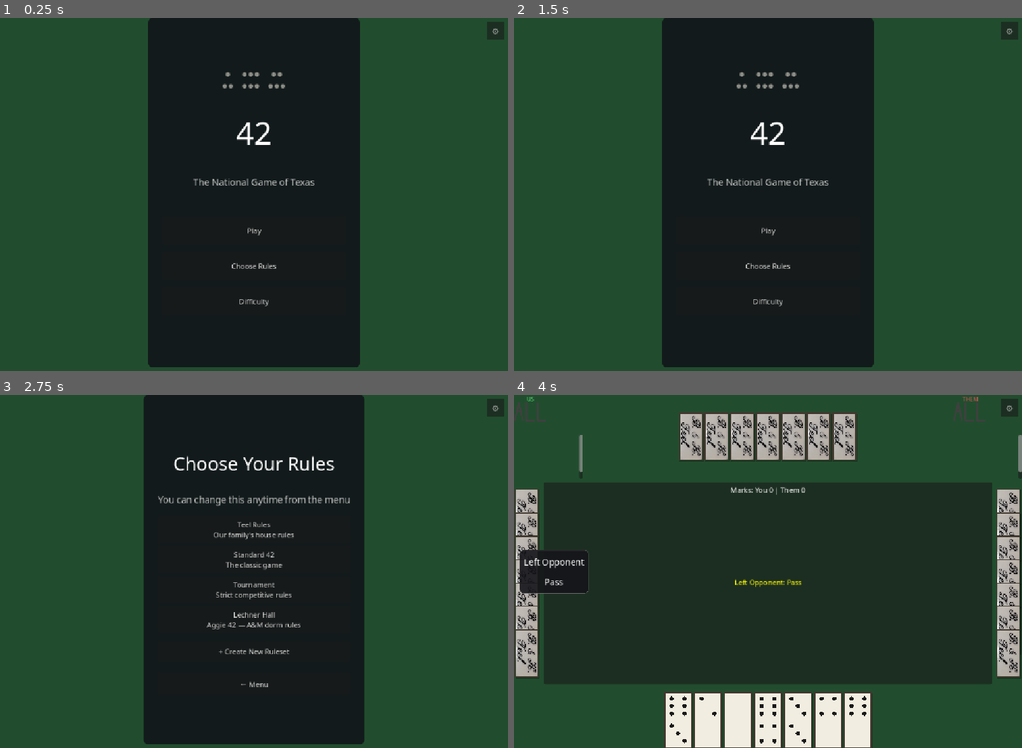
Above: before the commit, frames 1-4 (two rows, left to right).
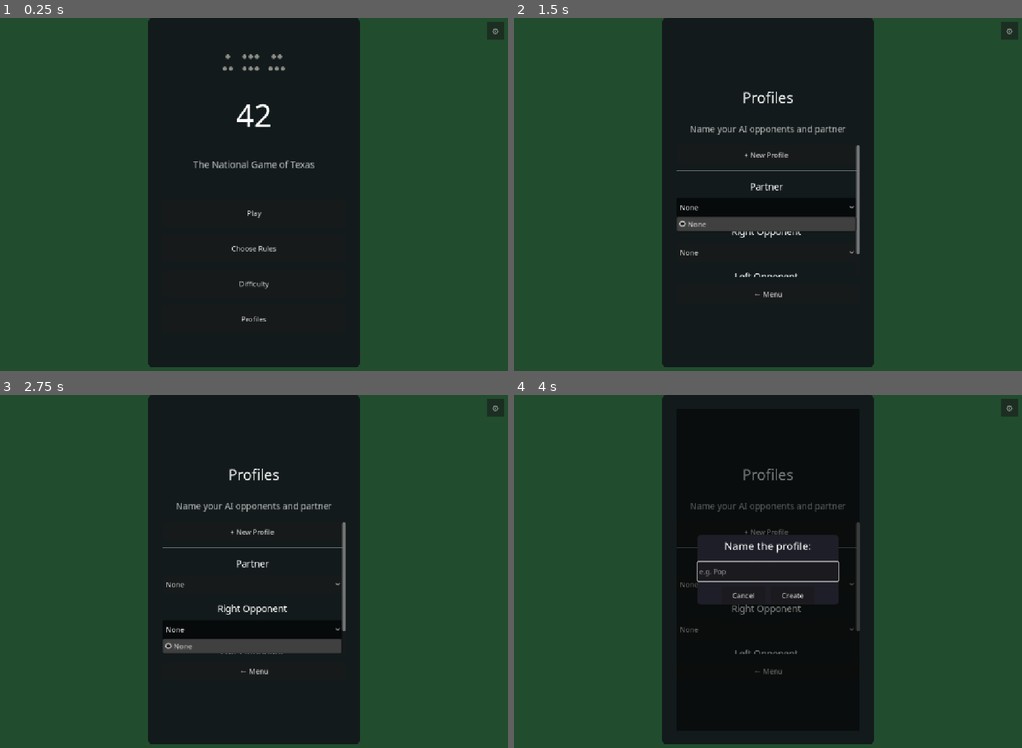
Above: after the commit, the same moments.

Repository: reddoor4123-glitch/42
Game: Godot game, scene res://control.tscn
Same seed, same stepped clock (60 frames per second), same inputs: the game is played once before the commit and once after it.
Inputs (mouse positions are in pixels of both pictures, inside the frame that each line leads up to):
- Up to frame 1 (0.25 s): no input
- Up to frame 2 (1.5 s): click (768, 318) at 0.5 s, where only the run after the commit has a clickable "Profiles"; click (768, 208) at 1.25 s, where only the run after the commit has a clickable "None"
- Up to frame 3 (2.75 s): click (254, 627) at 2 s, where only the run after the commit has a clickable "None"
- Up to frame 4 (4 s): click (768, 529) at 2.75 s, where only the run before the commit has a clickable "Teel Rules Our family's house…"; click (768, 673) at 3.5 s, where only the run after the commit has a clickable "None"

The runs differ from the first frame. In frame 1, 1.5% of the frame differs, in the area x 38-62%, y 10-86%; in frame 2, 3.3%; in frame 3, 6.0%; in frame 4, 65%, in the area x 0-100%, y 0-100%.

Commit message:
Add Player Profile foundation (Phase 1 — identity only)
New PlayerProfile (player_profile.gd): stable, non-name-derived id,
freely-editable display_name, directory-scan roster under
user://profiles/ mirroring the existing custom_rulesets/ pattern.
Seat-to-profile assignment is a plain dict persisted alongside
last_preset/ai_difficulty in last_used.json, keyed by seat id and
never containing human_seat (enforced structurally: the assignment
UI only ever offers the three non-human seats).

_seat_label() now resolves an assigned profile's display_name first,
falling back to the existing relational labels (Partner/Right
Opponent/Left Opponent) on no assignment, a deleted profile, or an
empty name — never crashes. _player_label() (a separate,
relational-only debug/strategic-role label) is untouched by design.

New main-menu "Profiles" panel: create a profile, assign one to each
non-human seat via a dropdown, persisted immediately on selection.

Verified via player_profile_trace.gd (17/17: create/save/load/delete/
list_all round-trip, all three null-fallback paths, id-not-name-
derived). Along the way: a brand-new class_name script needs one
`--headless --editor --quit` pass to register in Godot's global class
cache before it can resolve its own self-reference — load() returning
non-null does not mean the script actually compiled.

Co-Authored-By: Claude Sonnet 5 <noreply@anthropic.com>

Diff:
--- a/game_table.gd
+++ b/game_table.gd
@@ -7,6 +7,7 @@
 const MarksDisplayScript = preload("res://marks_display.gd")
 const TrickPileScript = preload("res://trick_pile.gd")
 const LaydownCheckScript = preload("res://laydown_check.gd")
+const PlayerProfileScript = preload("res://player_profile.gd")
 
 # The four built-in rulesets that ship with the game (as opposed to a
 # user-created "custom:<name>" ruleset) — used to gate the "Reset to
@@ -69,6 +70,8 @@
 var main_menu_panel: PanelContainer = null
 var difficulty_panel: PanelContainer = null
 var _difficulty_btn_container: VBoxContainer = null
+var profile_panel: PanelContainer = null
+var _profile_content_vbox: VBoxContainer = null
 var _game_top_row: HBoxContainer = null
 var _game_mid_row: HBoxContainer = null
 
@@ -79,6 +82,7 @@
 # Game state
 var selected_tile: DominoTile = null
 var human_seat: int = 0
+var seat_profiles: Dictionary = {}  # seat_id (int, 0-3) -> profile_id (String); never contains human_seat
 var waiting_for_human: bool = false
 var _armed_domino: Domino = null   # human's pre-selected play for later this trick, if any
 var _current_trick_reasons: Array = []  # accumulates {player, domino, reason} during a trick
@@ -120,6 +124,7 @@
 
 func _ready():
 	_build_ui()
+	seat_profiles = _load_seat_assignments()
 	_start_game()
 	get_viewport().size_changed.connect(_on_viewport_resized)
 
@@ -309,6 +314,12 @@
 	diff_menu_btn.pressed.connect(_on_menu_difficulty_pressed)
 	menu_vbox.add_child(diff_menu_btn)
 
+	var profiles_menu_btn = Button.new()
+	profiles_menu_btn.text = "Profiles"
+	profiles_menu_btn.custom_minimum_size = Vector2(220, 64)
+	profiles_menu_btn.pressed.connect(_on_menu_profiles_pressed)
+	menu_vbox.add_child(profiles_menu_btn)
+
 	# --- Preset picker panel ---
 	preset_panel = PanelContainer.new()
 	preset_panel.size_flags_horizontal = Control.SIZE_SHRINK_CENTER
@@ -430,6 +441,64 @@
 		main_menu_panel.visible = true
 	)
 	diff_vbox.add_child(diff_back_btn)
+
+	# --- Profiles panel — create profiles, assign to non-human seats ---
+	profile_panel = PanelContainer.new()
+	profile_panel.size_flags_horizontal = Control.SIZE_SHRINK_CENTER
+	profile_panel.size_flags_vertical = Control.SIZE_EXPAND_FILL
+	profile_panel.custom_minimum_size = Vector2(480, 0)
+	profile_panel.visible = false
+	var profile_style = StyleBoxFlat.new()
+	profile_style.bg_color = Color(0.06, 0.06, 0.09, 0.82)
+	profile_style.corner_radius_top_left = 10
+	profile_style.corner_radius_top_right = 10
+	profile_style.corner_radius_bottom_left = 10
+	profile_style.corner_radius_bottom_right = 10
+	profile_style.content_margin_left = 32
+	profile_style.content_margin_right = 32
+	profile_style.content_margin_top = 32
+	profile_style.content_margin_bottom = 32
+	profile_panel.add_theme_stylebox_override("panel", profile_style)
+	vbox.add_child(profile_panel)
+
+	var profile_outer_vbox = VBoxContainer.new()
+	profile_outer_vbox.alignment = BoxContainer.ALIGNMENT_CENTER
+	profile_outer_vbox.add_theme_constant_override("separation", 16)
+	profile_panel.add_child(profile_outer_vbox)
+
+	var profile_title = Label.new()
+	profile_title.text = "Profiles"
+	profile_title.horizontal_alignment = HORIZONTAL_ALIGNMENT_CENTER
+	_scaled_font(profile_title, 22)
+	profile_title.add_theme_color_override("font_color", Color.WHITE)
+	profile_outer_vbox.add_child(profile_title)
+
+	var profile_subtitle = Label.new()
+	profile_subtitle.text = "Name your AI opponents and partner"
+	profile_subtitle.horizontal_alignment = HORIZONTAL_ALIGNMENT_CENTER
+	_scaled_font(profile_subtitle, 13)
+	profile_subtitle.add_theme_color_override("font_color", Color(0.75, 0.75, 0.75))
+	profile_outer_vbox.add_child(profile_subtitle)
+
+	var profile_scroll = ScrollContainer.new()
+	profile_scroll.custom_minimum_size = Vector2(280, 300)
+	profile_scroll.horizontal_scroll_mode = ScrollContainer.SCROLL_MODE_DISABLED
+	profile_outer_vbox.add_child(profile_scroll)
+
+	_profile_content_vbox = VBoxContainer.new()
+	_profile_content_vbox.alignment = BoxContainer.ALIGNMENT_CENTER
+	_profile_content_vbox.add_theme_constant_override("separation", 12)
+	_profile_content_vbox.size_flags_horizontal = Control.SIZE_EXPAND_FILL
+	profile_scroll.add_child(_profile_content_vbox)
+
+	var profile_back_btn = Button.new()
+	profile_back_btn.text = "← Menu"
+	profile_back_btn.custom_minimum_size = Vector2(100, 40)
+	profile_back_btn.pressed.connect(func():
+		profile_panel.visible = false
+		main_menu_panel.visible = true
+	)
+	profile_outer_vbox.add_child(profile_back_btn)
 
 	# --- Middle row: left opponent | play area | right opponent ---
 	_game_mid_row = HBoxContainer.new()
@@ -2181,7 +2250,13 @@
 func _seat_label(pid: int) -> String:
 	if pid == human_seat:
 		return "You"
-	elif pid == (human_seat + 2) % 4:
+	if seat_profiles.has(pid):
+		var profile = PlayerProfileScript.load(seat_profiles[pid])
+		if profile != null and not profile.display_name.is_empty():
+			return profile.display_name
+	# Falls through here on: no assignment, missing file, or empty name —
+	# never crashes, always resolves to something displayable.
+	if pid == (human_seat + 2) % 4:
 		return "Partner"
 	elif pid == (human_seat + 1) % 4:
 		return "Right Opponent"
@@ -2640,6 +2715,35 @@
 		fw.store_string(JSON.stringify(data))
 		fw.close()
 
+func _load_seat_assignments() -> Dictionary:
+	var f = FileAccess.open("user://last_used.json", FileAccess.READ)
+	if f == null:
+		return {}
+	var data = JSON.parse_string(f.get_as_text())
+	f.close()
+	if data is Dictionary and data.get("seat_assignments") is Dictionary:
+		# JSON keys are always strings; normalize back to int seat ids.
+		var raw: Dictionary = data["seat_assignments"]
+		var result := {}
+		for k in raw.keys():
+			result[int(k)] = str(raw[k])
+		return result
+	return {}
+
+func _save_seat_assignments() -> void:
+	var data := {}
+	var f = FileAccess.open("user://last_used.json", FileAccess.READ)
+	if f:
+		var existing = JSON.parse_string(f.get_as_text())
+		f.close()
+		if existing is Dictionary:
+			data = existing
+	data["seat_assignments"] = seat_profiles
+	var fw = FileAccess.open("user://last_used.json", FileAccess.WRITE)
+	if fw:
+		fw.store_string(JSON.stringify(data))
+		fw.close()
+
 func _show_save_preset_popup():
 	var popup = Control.new()
 	popup.set_anchors_and_offsets_preset(Control.PRESET_FULL_RECT)
@@ -3055,6 +3159,148 @@
 		btn.pressed.connect(_on_difficulty_chosen.bind(opt[2]))
 		_difficulty_btn_container.add_child(btn)
 
+func _on_menu_profiles_pressed():
+	main_menu_panel.visible = false
+	_rebuild_profile_panel()
+	profile_panel.visible = true
+
+# The three non-human seats, in display order, paired with the same
+# relational fallback name _seat_label() would show if nothing is
+# assigned — used as the row label so you can always tell which seat
+# you're assigning regardless of what's currently on it.
+func _assignable_seats() -> Array:
+	return [
+		[(human_seat + 2) % 4, "Partner"],
+		[(human_seat + 1) % 4, "Right Opponent"],
+		[(human_seat + 3) % 4, "Left Opponent"],
+	]
+
+func _rebuild_profile_panel():
+	for c in _profile_content_vbox.get_children():
+		c.queue_free()
+
+	var new_profile_btn = Button.new()
+	new_profile_btn.text = "+ New Profile"
+	new_profile_btn.custom_minimum_size = Vector2(220, 44)
+	new_profile_btn.pressed.connect(_show_new_profile_popup)
+	_profile_content_vbox.add_child(new_profile_btn)
+
+	_profile_content_vbox.add_child(HSeparator.new())
+
+	var ids = PlayerProfileScript.list_all()
+	var profiles_by_id := {}
+	for pid in ids:
+		var profile = PlayerProfileScript.load(pid)
+		if profile != null:
+			profiles_by_id[pid] = profile
+
+	for seat_info in _assignable_seats():
+		var seat_id: int = seat_info[0]
+		var seat_name: String = seat_info[1]
+
+		var row = VBoxContainer.new()
+		row.add_theme_constant_override("separation", 4)
+		_profile_content_vbox.add_child(row)
+
+		var lbl = Label.new()
+		lbl.text = seat_name
+		lbl.horizontal_alignment = HORIZONTAL_ALIGNMENT_CENTER
+		lbl.add_theme_color_override("font_color", Color.WHITE)
+		_scaled_font(lbl, 14)
+		row.add_child(lbl)
+
+		var opt = OptionButton.new()
+		opt.custom_minimum_size = Vector2(240, 40)
+		var option_ids: Array[String] = [""]
+		opt.add_item("None")
+		var current_id: String = str(seat_profiles.get(seat_id, ""))
+		var sel_idx = 0
+		for pid in ids:
+			option_ids.append(pid)
+			var display = profiles_by_id[pid].display_name if profiles_by_id.has(pid) else pid
+			opt.add_item(display)
+			if pid == current_id:
+				sel_idx = option_ids.size() - 1
+		opt.select(sel_idx)
+		opt.item_selected.connect(func(idx):
+			var chosen_id = option_ids[idx]
+			if chosen_id == "":
+				seat_profiles.erase(seat_id)
+			else:
+				seat_profiles[seat_id] = chosen_id
+			_save_seat_assignments()
+		)
+		row.add_child(opt)
+
+func _show_new_profile_popup():
+	var popup = Control.new()
+	popup.set_anchors_and_offsets_preset(Control.PRESET_FULL_RECT)
+	profile_panel.add_child(popup)
+
+	var dim = ColorRect.new()
+	dim.color = Color(0, 0, 0, 0.5)
+	dim.set_anchors_and_offsets_preset(Control.PRESET_FULL_RECT)
+	popup.add_child(dim)
+
+	var center = CenterContainer.new()
+	center.set_anchors_and_offsets_preset(Control.PRESET_FULL_RECT)
+	popup.add_child(center)
+
+	var box = PanelContainer.new()
+	box.custom_minimum_size = Vector2(320, 0)
+	var box_style = StyleBoxFlat.new()
+	box_style.bg_color = Color(0.12, 0.12, 0.16, 0.97)
+	box_style.corner_radius_top_left = 8
+	box_style.corner_radius_top_right = 8
+	box_style.corner_radius_bottom_left = 8
+	box_style.corner_radius_bottom_right = 8
+	box.add_theme_stylebox_override("panel", box_style)
+	center.add_child(box)
+
+	var vb = VBoxContainer.new()
+	vb.add_theme_constant_override("separation", 12)
+	box.add_child(vb)
+
+	var prompt_lbl = Label.new()
+	prompt_lbl.text = "Name the profile:"
+	prompt_lbl.horizontal_alignment = HORIZONTAL_ALIGNMENT_CENTER
+	prompt_lbl.add_theme_color_override("font_color", Color.WHITE)
+	_scaled_font(prompt_lbl, 16)
+	vb.add_child(prompt_lbl)
+
+	var line_edit = LineEdit.new()
+	line_edit.placeholder_text = "e.g. Pop"
+	line_edit.custom_minimum_size = Vector2(280, 40)
+	vb.add_child(line_edit)
+
+	var btn_row = HBoxContainer.new()
+	btn_row.alignment = BoxContainer.ALIGNMENT_CENTER
+	btn_row.add_theme_constant_override("separation", 12)
+	vb.add_child(btn_row)
+
+	var cancel_p = Button.new()
+	cancel_p.text = "Cancel"
+	cancel_p.custom_minimum_size = Vector2(100, 40)
+	cancel_p.pressed.connect(func(): popup.queue_free())
+	btn_row.add_child(cancel_p)
+
+	var ok_btn = Button.new()
+	ok_btn.text = "Create"
+	ok_btn.custom_minimum_size = Vector2(100, 40)
+	btn_row.add_child(ok_btn)
+
+	var do_create = func():
+		var pname = line_edit.text.strip_edges()
+		if pname.is_empty():
+			return
+		popup.queue_free()
+		PlayerProfileScript.create(pname)
+		_rebuild_profile_panel()
+
+	ok_btn.pressed.connect(do_create)
+	line_edit.text_submitted.connect(func(_t): do_create.call())
+	line_edit.grab_focus()
+
 func _input(_event: InputEvent):
 	pass  # tap-anywhere-to-continue replaced by explicit Next Hand button
 
--- /dev/null
+++ b/player_profile.gd
@@ -0,0 +1,89 @@
+class_name PlayerProfile
+extends RefCounted
+
+var profile_id: String = ""      # stable, generated once, never shown or edited
+var display_name: String = ""    # user-facing, freely editable
+
+# Reserved for future phases — do not implement yet:
+# var personality: Dictionary = {}
+# var portrait_path: String = ""
+# var sayings: Array[String] = []
+# var stats: Dictionary = {}
+
+const PROFILES_DIR := "user://profiles"
+
+# ─── Serialization ────────────────────────────────────────────────────
+static func to_dict(p: PlayerProfile) -> Dictionary:
+	return {
+		"profile_id": p.profile_id,
+		"display_name": p.display_name,
+	}
+
+static func from_dict(d: Dictionary) -> PlayerProfile:
+	var p = PlayerProfile.new()
+	p.profile_id = d.get("profile_id", "")
+	p.display_name = d.get("display_name", "")
+	return p
+
+# ─── ID generation (explicitly NOT name-derived) ─────────────────────
+static func _generate_profile_id() -> String:
+	var candidate := "profile_%d_%d" % [int(Time.get_unix_time_from_system()), randi()]
+	# Collision check against existing files; regenerate on the (extremely
+	# unlikely) chance of a clash rather than trusting uniqueness blindly.
+	while FileAccess.file_exists("%s/%s.json" % [PROFILES_DIR, candidate]):
+		candidate = "profile_%d_%d" % [int(Time.get_unix_time_from_system()), randi()]
+	return candidate
+
+# ─── Persistence (directory scan = the roster; no index file) ───────
+static func create(display_name: String) -> PlayerProfile:
+	var p = PlayerProfile.new()
+	p.profile_id = _generate_profile_id()
+	p.display_name = display_name
+	save(p)
+	return p
+
+static func save(p: PlayerProfile) -> void:
+	var dir = DirAccess.open("user://")
+	if dir and not dir.dir_exists("profiles"):
+		dir.make_dir("profiles")
+	var f = FileAccess.open("%s/%s.json" % [PROFILES_DIR, p.profile_id], FileAccess.WRITE)
+	if f:
+		f.store_string(JSON.stringify(to_dict(p)))
+		f.close()
+
+# Returns null on any failure (missing file, unreadable, malformed JSON) —
+# callers must treat null as "no profile" and fall back, never crash.
+static func load(profile_id: String) -> PlayerProfile:
+	if profile_id.is_empty():
+		return null
+	var f = FileAccess.open("%s/%s.json" % [PROFILES_DIR, profile_id], FileAccess.READ)
+	if f == null:
+		return null
+	var text = f.get_as_text()
+	f.close()
+	var parsed = JSON.parse_string(text)
+	if parsed is Dictionary:
+		return from_dict(parsed)
+	return null
+
+static func delete(profile_id: String) -> void:
+	var path = "%s/%s.json" % [PROFILES_DIR, profile_id]
+	if FileAccess.file_exists(path):
+		DirAccess.remove_absolute(ProjectSettings.globalize_path(path))
+
+# The roster: list of profile_ids currently on disk. Directory scan,
+# mirroring the existing user://custom_rulesets/ listing pattern
+# (game_table.gd:2589-2599) — no separate manifest file.
+static func list_all() -> Array[String]:
+	var ids: Array[String] = []
+	var dir = DirAccess.open(PROFILES_DIR)
+	if dir:
+		dir.list_dir_begin()
+		var fname = dir.get_next()
+		while fname != "":
+			if fname.ends_with(".json"):
+				ids.append(fname.left(fname.length() - 5))
+			fname = dir.get_next()
+		dir.list_dir_end()
+	ids.sort()
+	return ids
--- /dev/null
+++ b/player_profile_trace.gd
@@ -0,0 +1,133 @@
+extends SceneTree
+
+# ═══════════════════════════════════════════════════════════════════
+# player_profile_trace.gd
+#
+# Smoke test for player_profile.gd (Player Profile Foundation, Phase 1,
+# July 22 2026). All test profiles use a "trace_test_" id/name prefix
+# that can never collide with a real user-created profile, and every
+# created file is deleted at the end regardless of pass/fail, since
+# user://profiles/ is real, persistent game-data storage.
+#
+# Run:
+#   "$GODOT" --headless --path . --script res://player_profile_trace.gd
+# ═══════════════════════════════════════════════════════════════════
+
+const PlayerProfileScript = preload("res://player_profile.gd")
+
+var failures: Array = []
+var log_lines: Array = []
+var _created_ids: Array = []   # tracked for guaranteed cleanup
+
+func _log(s: String):
+	log_lines.append(s)
+	print(s)
+
+func _check(label: String, condition: bool, detail: String) -> void:
+	if condition:
+		_log("  PASS: %s — %s" % [label, detail])
+	else:
+		_log("  FAIL: %s — %s" % [label, detail])
+		failures.append(label)
+
+func _init():
+	_log("═══════════════════════════════════════════════════════════")
+	_log("PlayerProfile — create / save / load / delete / list_all")
+	_log("═══════════════════════════════════════════════════════════")
+
+	# ── create() ──
+	var p1 = PlayerProfileScript.create("trace_test_Pop")
+	_created_ids.append(p1.profile_id)
+	_check("create_returns_nonnull", p1 != null, "create() returned a PlayerProfile instance")
+	_check("create_sets_display_name", p1.display_name == "trace_test_Pop", "got '%s'" % p1.display_name)
+	_check("create_generates_nonempty_id", not p1.profile_id.is_empty(), "profile_id='%s'" % p1.profile_id)
+	_check("id_is_not_name_derived", not p1.profile_id.contains("Pop"), "profile_id='%s' contains no trace of the display name" % p1.profile_id)
+	_check("file_exists_after_create", FileAccess.file_exists("user://profiles/%s.json" % p1.profile_id),
+		"file written to disk immediately by create()->save()")
+
+	# ── a second profile, to test list_all() with more than one entry ──
+	var p2 = PlayerProfileScript.create("trace_test_Nana")
+	_created_ids.append(p2.profile_id)
+	_check("second_create_gets_different_id", p2.profile_id != p1.profile_id,
+		"p1=%s p2=%s" % [p1.profile_id, p2.profile_id])
+
+	# ── load() round-trip ──
+	var loaded = PlayerProfileScript.load(p1.profile_id)
+	_check("load_returns_nonnull_for_real_id", loaded != null, "load() found the file just created")
+	_check("load_round_trips_display_name", loaded != null and loaded.display_name == "trace_test_Pop",
+		"got '%s'" % [loaded.display_name if loaded else "null"])
+	_check("load_round_trips_profile_id", loaded != null and loaded.profile_id == p1.profile_id,
+		"got '%s'" % [loaded.profile_id if loaded else "null"])
+
+	# ── load() failure modes — must return null, never crash ──
+	var missing = PlayerProfileScript.load("trace_test_this_id_was_never_created")
+	_check("load_missing_file_returns_null", missing == null, "nonexistent profile_id -> null, no crash")
+
+	var empty_id = PlayerProfileScript.load("")
+	_check("load_empty_id_returns_null", empty_id == null, "empty profile_id -> null, no crash")
+
+	# Malformed JSON on disk -> from_dict never even called, load() must
+	# still return null cleanly.
+	var dir = DirAccess.open("user://")
+	if dir and not dir.dir_exists("profiles"):
+		dir.make_dir("profiles")
+	var bad_id = "trace_test_malformed"
+	var bad_f = FileAccess.open("user://profiles/%s.json" % bad_id, FileAccess.WRITE)
+	if bad_f:
+		bad_f.store_string("{not valid json,,,")
+		bad_f.close()
+	var malformed_result = PlayerProfileScript.load(bad_id)
+	_check("load_malformed_json_returns_null", malformed_result == null, "malformed file on disk -> null, no crash")
+	if FileAccess.file_exists("user://profiles/%s.json" % bad_id):
+		DirAccess.remove_absolute(ProjectSettings.globalize_path("user://profiles/%s.json" % bad_id))
+
+	# ── list_all() ──
+	var ids = PlayerProfileScript.list_all()
+	_check("list_all_includes_p1", ids.has(p1.profile_id), "roster includes the first created profile")
+	_check("list_all_includes_p2", ids.has(p2.profile_id), "roster includes the second created profile")
+	_check("list_all_is_sorted", _is_sorted(ids),
+		"ids come back in sorted order, matching the directory-scan pattern's files.sort()")
+
+	# ── delete() ──
+	PlayerProfileScript.delete(p1.profile_id)
+	_check("file_gone_after_delete", not FileAccess.file_exists("user://profiles/%s.json" % p1.profile_id),
+		"delete() actually removed the file")
+	var reload_after_delete = PlayerProfileScript.load(p1.profile_id)
+	_check("load_after_delete_returns_null", reload_after_delete == null,
+		"a since-deleted profile_id resolves to null, not a crash — the exact scenario _seat_label()'s fallback depends on")
+	var ids_after_delete = PlayerProfileScript.list_all()
+	_check("list_all_excludes_deleted", not ids_after_delete.has(p1.profile_id),
+		"deleted profile no longer appears in the roster")
+
+	_log("")
+	_log("═══════════════════════════════════════════════════════════")
+	if failures.is_empty():
+		_log("ALL CHECKS PASSED")
+	else:
+		_log("FAILURES: %s" % [failures])
+	_log("═══════════════════════════════════════════════════════════")
+
+	var output = {
+		"failures": failures,
+		"full_log": log_lines,
+	}
+	var out_f = FileAccess.open("res://player_profile_trace_results.json", FileAccess.WRITE)
+	out_f.store_string(JSON.stringify(output, "\t"))
+	out_f.close()
+
+	# Final safety net — clean up every profile this trace created,
+	# regardless of pass/fail, since user:// is real persistent storage.
+	for pid in _created_ids:
+		var path = "user://profiles/%s.json" % pid
+		if FileAccess.file_exists(path):
+			DirAccess.remove_absolute(ProjectSettings.globalize_path(path))
+
+	print("")
+	print("Results written to res://player_profile_trace_results.json")
+	quit(0 if failures.is_empty() else 1)
+
+func _is_sorted(arr: Array) -> bool:
+	for i in range(1, arr.size()):
+		if arr[i - 1] > arr[i]:
+			return false
+	return true
--- /dev/null
+++ b/player_profile_trace_results.json
@@ -0,0 +1,30 @@
+{
+	"failures": [],
+	"full_log": [
+		"═══════════════════════════════════════════════════════════",
+		"PlayerProfile — create / save / load / delete / list_all",
+		"═══════════════════════════════════════════════════════════",
+		"  PASS: create_returns_nonnull — create() returned a PlayerProfile instance",
+		"  PASS: create_sets_display_name — got 'trace_test_Pop'",
+		"  PASS: create_generates_nonempty_id — profile_id='profile_1784761952_4089358241'",
+		"  PASS: id_is_not_name_derived — profile_id='profile_1784761952_4089358241' contains no trace of the display name",
+		"  PASS: file_exists_after_create — file written to disk immediately by create()->save()",
+		"  PASS: second_create_gets_different_id — p1=profile_1784761952_4089358241 p2=profile_1784761952_107311705",
+		"  PASS: load_returns_nonnull_for_real_id — load() found the file just created",
+		"  PASS: load_round_trips_display_name — got 'trace_test_Pop'",
+		"  PASS: load_round_trips_profile_id — got 'profile_1784761952_4089358241'",
+		"  PASS: load_missing_file_returns_null — nonexistent profile_id -> null, no crash",
+		"  PASS: load_empty_id_returns_null — empty profile_id -> null, no crash",
+		"  PASS: load_malformed_json_returns_null — malformed file on disk -> null, no crash",
+		"  PASS: list_all_includes_p1 — roster includes the first created profile",
+		"  PASS: list_all_includes_p2 — roster includes the second created profile",
+		"  PASS: list_all_is_sorted — ids come back in sorted order, matching the directory-scan pattern's files.sort()",
+		"  PASS: file_gone_after_delete — delete() actually removed the file",
+		"  PASS: load_after_delete_returns_null — a since-deleted profile_id resolves to null, not a crash — the exact scenario _seat_label()'s fallback depends on",
+		"  PASS: list_all_excludes_deleted — deleted profile no longer appears in the roster",
+		"",
+		"═══════════════════════════════════════════════════════════",
+		"ALL CHECKS PASSED",
+		"═══════════════════════════════════════════════════════════"
+	]
+}
Not shown, added: player_profile.gd.uid
Not shown, added: player_profile_trace.gd.uid
